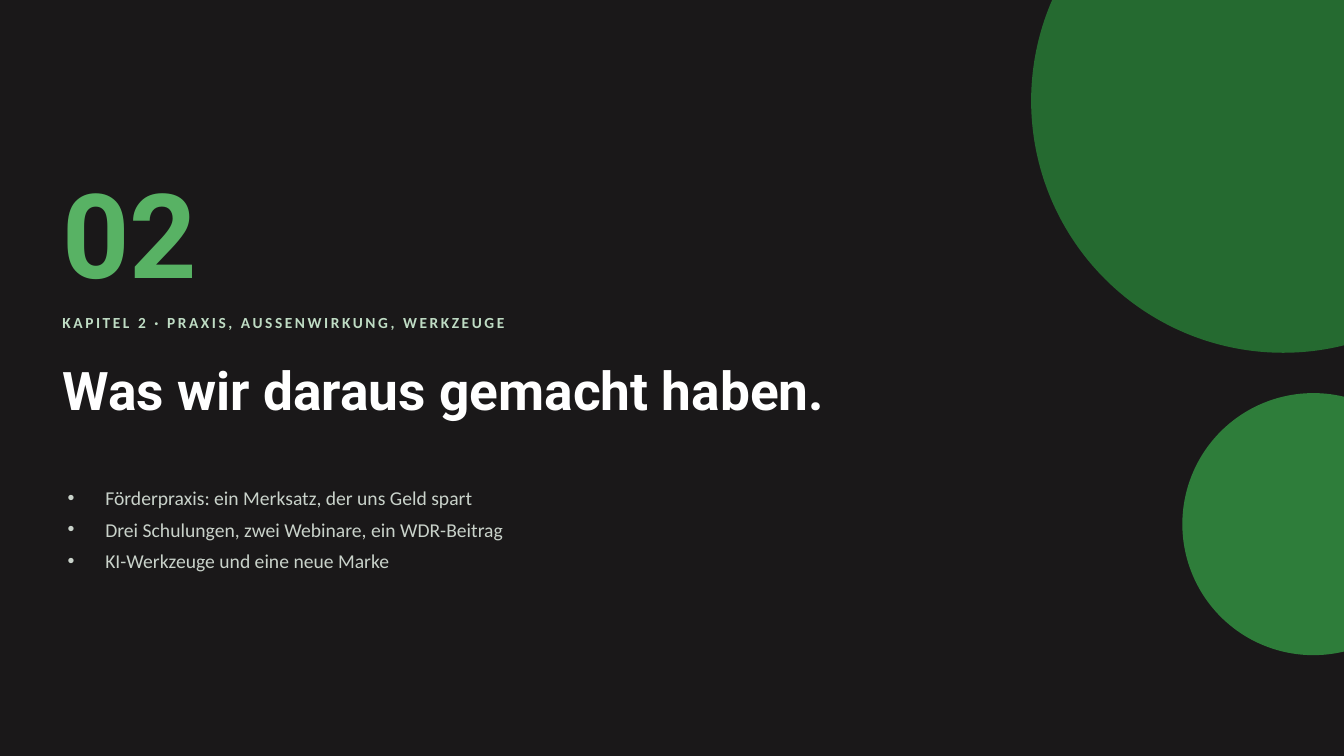
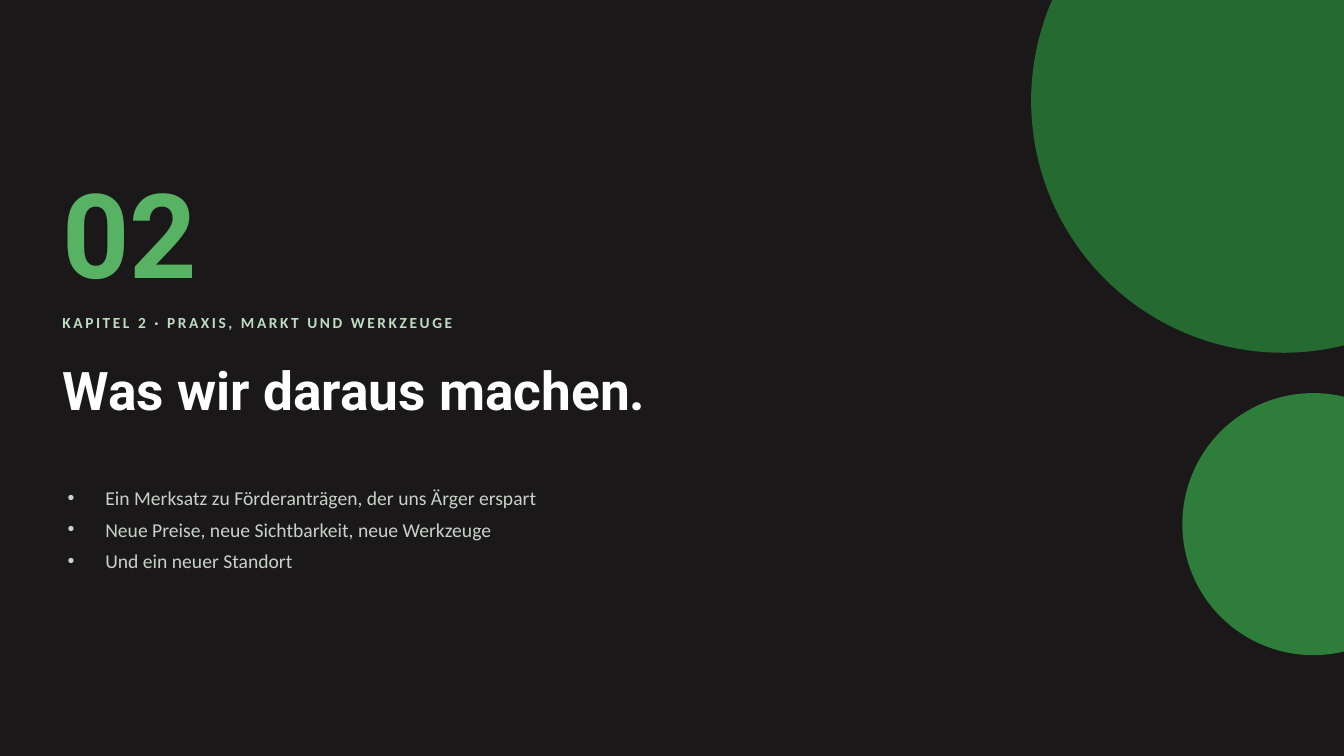
Before and after one commit to p4prg96r2f-prog/Alles, a slide deck: slide 10 of WERKE_Teammeeting_2026-08-07.pptx (slide 22 before the commit). Drawn at 1344x756 pixels with LibreOffice and Linux fonts; fonts in the diff are those of the drawing. Boxes give left, top, right and bottom in pixels: in the first picture for what was removed or moved away, otherwise in the second. Text is boxed around its words. In the diff, an @@ line names an element or a change of style, - is before the commit and + after.

```diff
--- a/WERKE_Teammeeting_2026-08-07.pptx
+++ b/WERKE_Teammeeting_2026-08-07.pptx
@@ text at box(62, 318, 452, 330): text changed @@
-KAPITEL 2 · PRAXIS, AUSSENWIRKUNG, WERKZEUGE
+KAPITEL 2 · PRAXIS, MARKT UND WERKZEUGE
@@ text at box(62, 370, 645, 411): text changed @@
-Was wir daraus gemacht haben.
+Was wir daraus machen.
@@ text at box(105, 489, 536, 568): text changed @@
-• Förderpraxis: ein Merksatz, der uns Geld spart
-• Drei Schulungen, zwei Webinare, ein WDR-Beitrag
-• KI-Werkzeuge und eine neue Marke
+• Ein Merksatz zu Förderanträgen, der uns Ärger erspart
+• Neue Preise, neue Sichtbarkeit, neue Werkzeuge
+• Und ein neuer Standort
```
Also in this commit, not shown: 10 other slides changed, 9 slides added, 19 slides removed, 1 other file.
